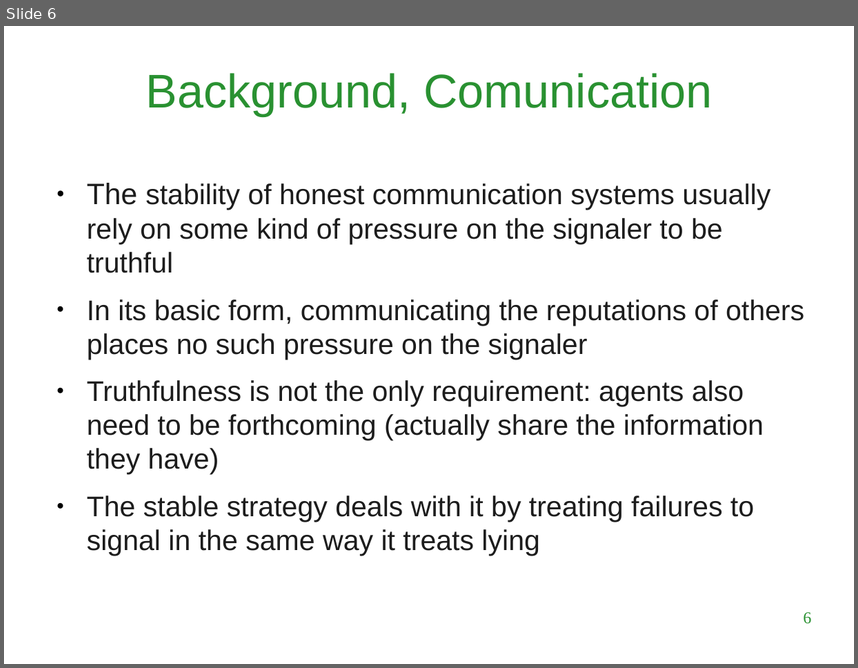
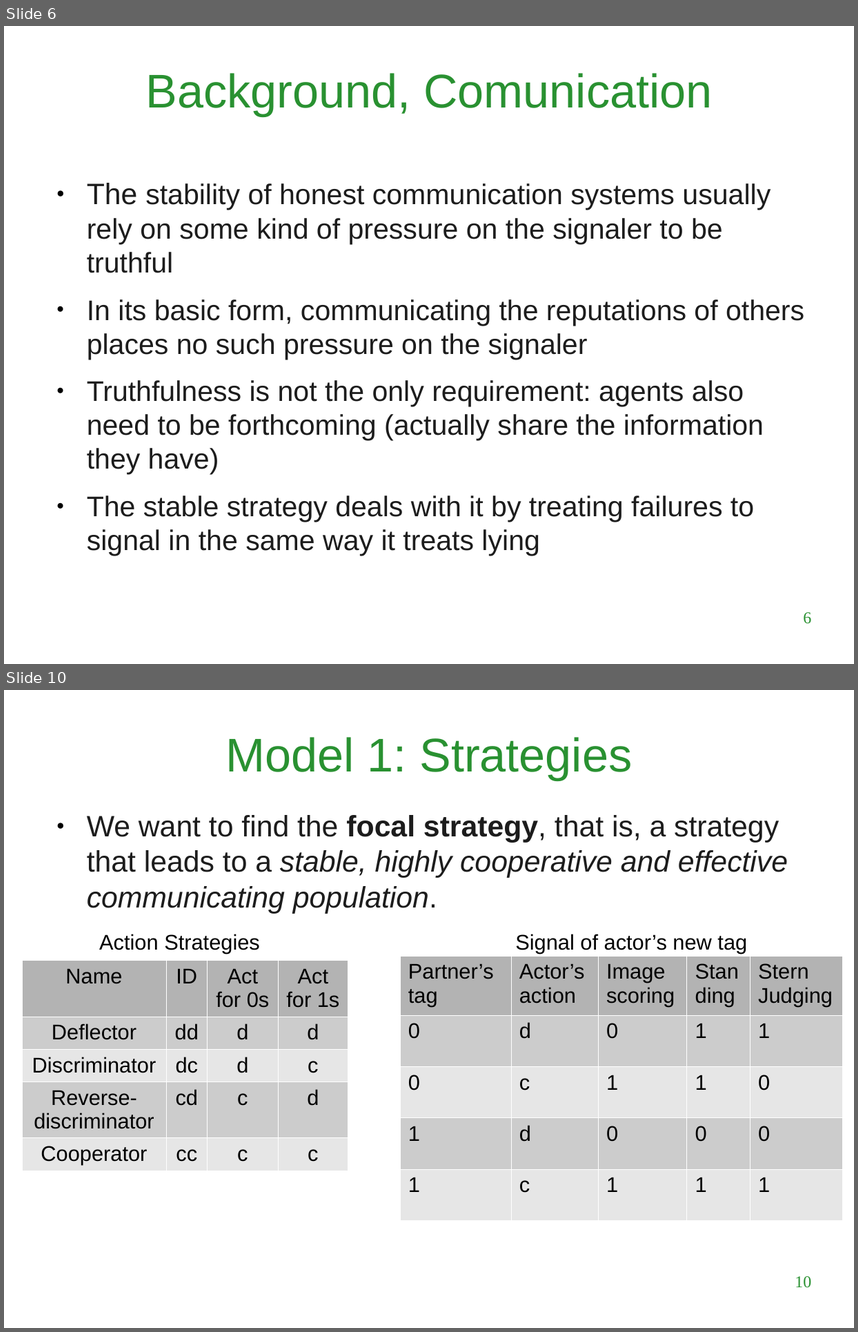
Before and after one commit to LuigiBrosNin/UNI, a slide deck: Master first year/Complex systems and network science/Tit_for_tatting_presentation.odp. Shown one above the other, each under a label of ours: slide 6 before the commit, slides 6 and 10 after it; the slides between them are not shown. The pictures are 858x668 and 858x1332 pixels, drawn with LibreOffice and Linux fonts; fonts in the diff are those of the drawing; background and template pictures are left out. Boxes give left, top, right and bottom in pixels: in the first picture for what was removed or moved away, otherwise in the second. Text is boxed around its words. In the diff, an @@ line names an element or a change of style, - is before the commit and + after.

```diff
--- a/Master first year/Complex systems and network science/Tit_for_tatting_presentation.odp
+++ b/Master first year/Complex systems and network science/Tit_for_tatting_presentation.odp
@@ slide 10 added at <box>4,690,854,1328</box>, background #FFFFFF @@
@@ title added at <box>225,737,633,780</box>, 40 pt, text #299131 @@
+Model 1: Strategies
@@ text added at <box>87,815,788,913</box>, 25 pt, text #1C1C1C, italic @@
+● We want to find the focal strategy, that is, a strategy that leads to a stable, highly cooperative and effective communicating population.
@@ text added at <box>99,934,260,953</box>, 18 pt, text #000000 @@
+Action Strategies
@@ text added at <box>515,934,747,953</box>, 18 pt, text #000000 @@
+Signal of actor’s new tag
@@ table added at <box>400,955,842,1216</box>, 5 rows, 5 columns @@
+Partner’s tag | Actor’s action | Image scoring | Standing | Stern Judging
+0 | d | 0 | 1 | 1
+0 | c | 1 | 1 | 0
+1 | d | 0 | 0 | 0
+1 | c | 1 | 1 | 1
@@ table added at <box>22,960,348,1170</box>, 5 rows, 4 columns @@
+Name | ID | Act for 0s | Act for 1s
+Deflector | dd | d | d
+Discriminator | dc | d | c
+Reverse-discriminator | cd | c | d
+Cooperator | cc | c | c
@@ page number added at <box>795,1276,811,1288</box>, 14 pt, text #299131 @@
+10
```
Also in this commit, not shown: 2 slides changed, 6 other slides added, 2 slides removed, 1 other file.
